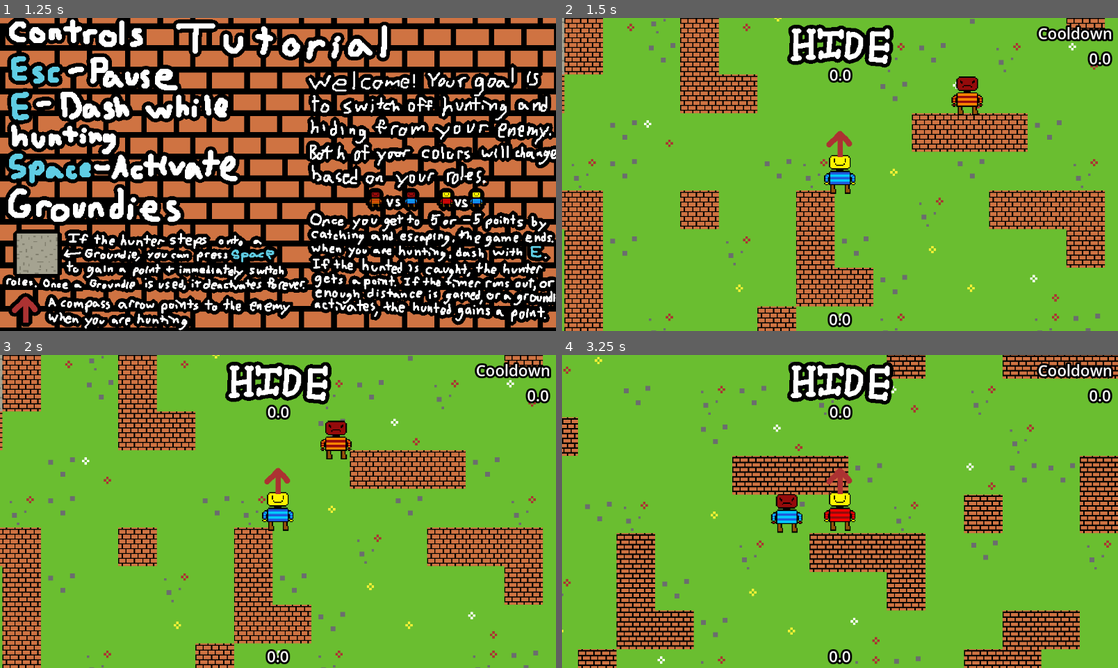
Above: before the commit, frames 1-4 (two rows, left to right).
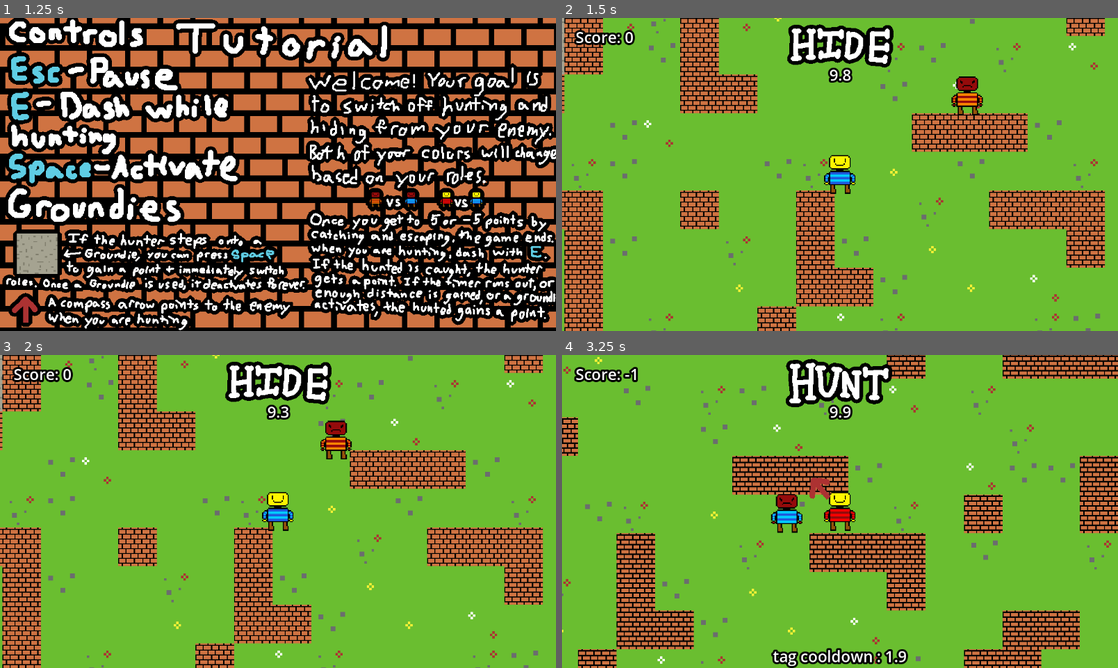
Above: after the commit, the same moments.

Repository: LegoMaster7001/fargo-game-jam-2025
Game: Godot game, scene res://Scenes/main_menu.tscn
Two runs of this game, one before a commit and one after it. Both use one fixed random seed, a clock stepped at 60 frames per second and the inputs below. Sound files missing from this copy of the repository are replaced by a short silence.
Inputs:
- Up to frame 1 (1.25 s): tap Enter at 0.5 s; hold D (move_right) from 0.53 s (still down); hold Space (call_groundies) from 0.53 s (still down)
- Up to frame 2 (1.5 s): release D (move_right) at 1.28 s; release Space (call_groundies) at 1.28 s; hold S (move_down) from 1.28 s (still down); tap E at 1.35 s
- Up to frame 3 (2 s): keep holding S (move_down)
- Up to frame 4 (3.25 s): release S (move_down) at 2.03 s; hold D (move_right) 2.03-2.78 s; hold Space (call_groundies) 2.03-2.78 s; hold W (move_up) from 2.78 s (still down); tap E at 2.85 s

Frame 1 is identical in both runs. In frame 2, 1.6% of the frame differs, in the area x 2-100%, y 2-99%; in frame 3, 1.6%; in frame 4, 3.9%, in the area x 2-100%, y 1-100%.
Error before the commit: Parse Error: Could not parse global class "GameOverScreen" from "res://Scripts/game_over_screen.gd". (res://Scripts/hud.gd:20)

Commit message:
added tab

Diff:
--- a/Scenes/hud.tscn
+++ b/Scenes/hud.tscn
@@ -15,7 +15,7 @@
 outline_size = 16
 outline_color = Color(0, 0, 0, 1)
 
-[node name="HUD" type="Control" node_paths=PackedStringArray("role_texture", "time_label", "cooldown_timer_label", "cooldown_label", "tag_cooldown_label", "scoreLabel", "compass")]
+[node name="HUD" type="Control" node_paths=PackedStringArray("role_texture", "time_label", "cooldown_timer_label", "cooldown_label", "scoreLabel", "tag_cooldown_label", "compass")]
 layout_mode = 3
 anchors_preset = 15
 anchor_right = 1.0
--- a/Scripts/game_over_screen.gd
+++ b/Scripts/game_over_screen.gd
@@ -13,7 +13,7 @@
 @onready var _title_initial_pos := title.position
 
 func do_game_over_stuff():
-  var formatted_time = "%.3f" % Global.total_time
+	var formatted_time = "%.3f" % Global.total_time
 	gametimelabel.text = str(formatted_time) + " seconds"
 	var won = Global.score > 0
 	MusicPlayer.stream = MusicPlayer.WIN_MUSIC if won else MusicPlayer.LOSS_MUSIC
